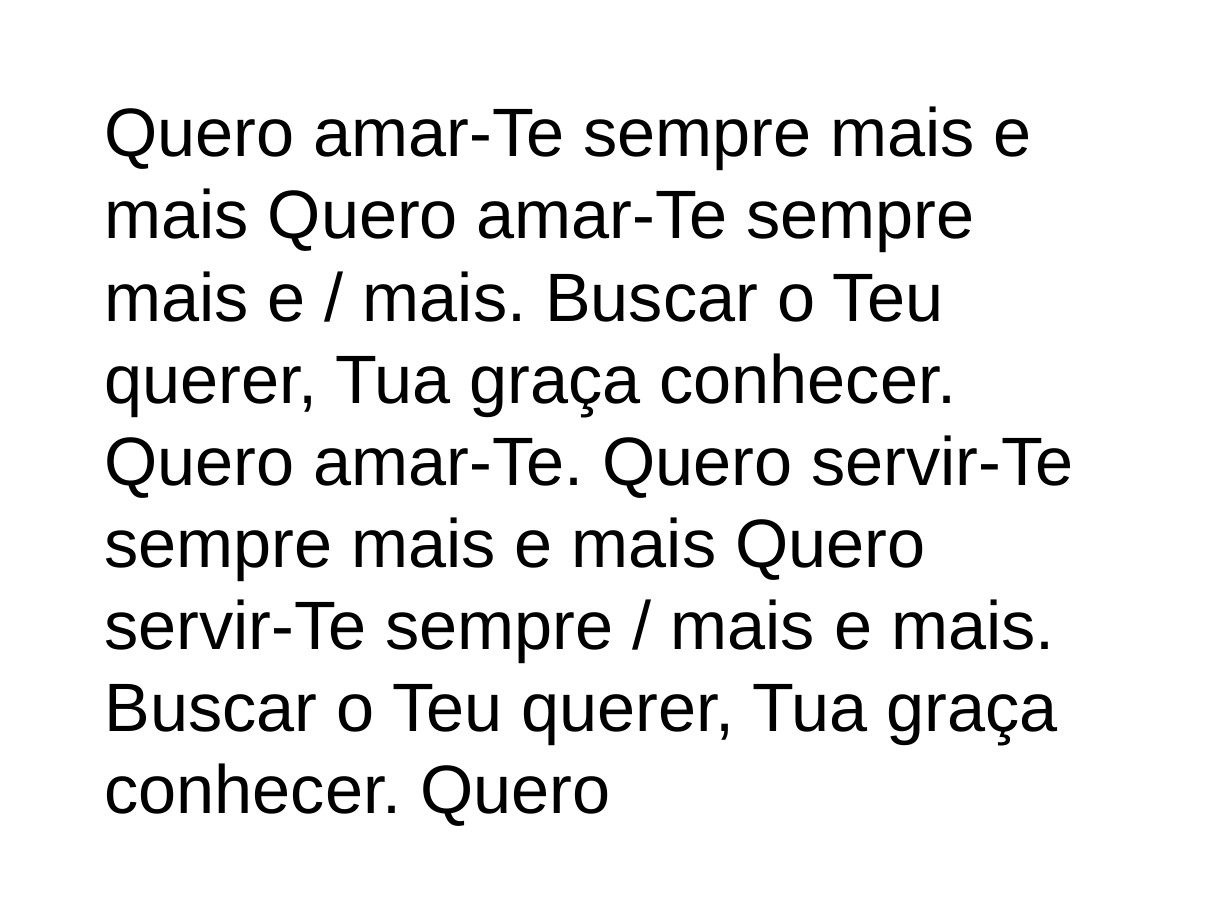
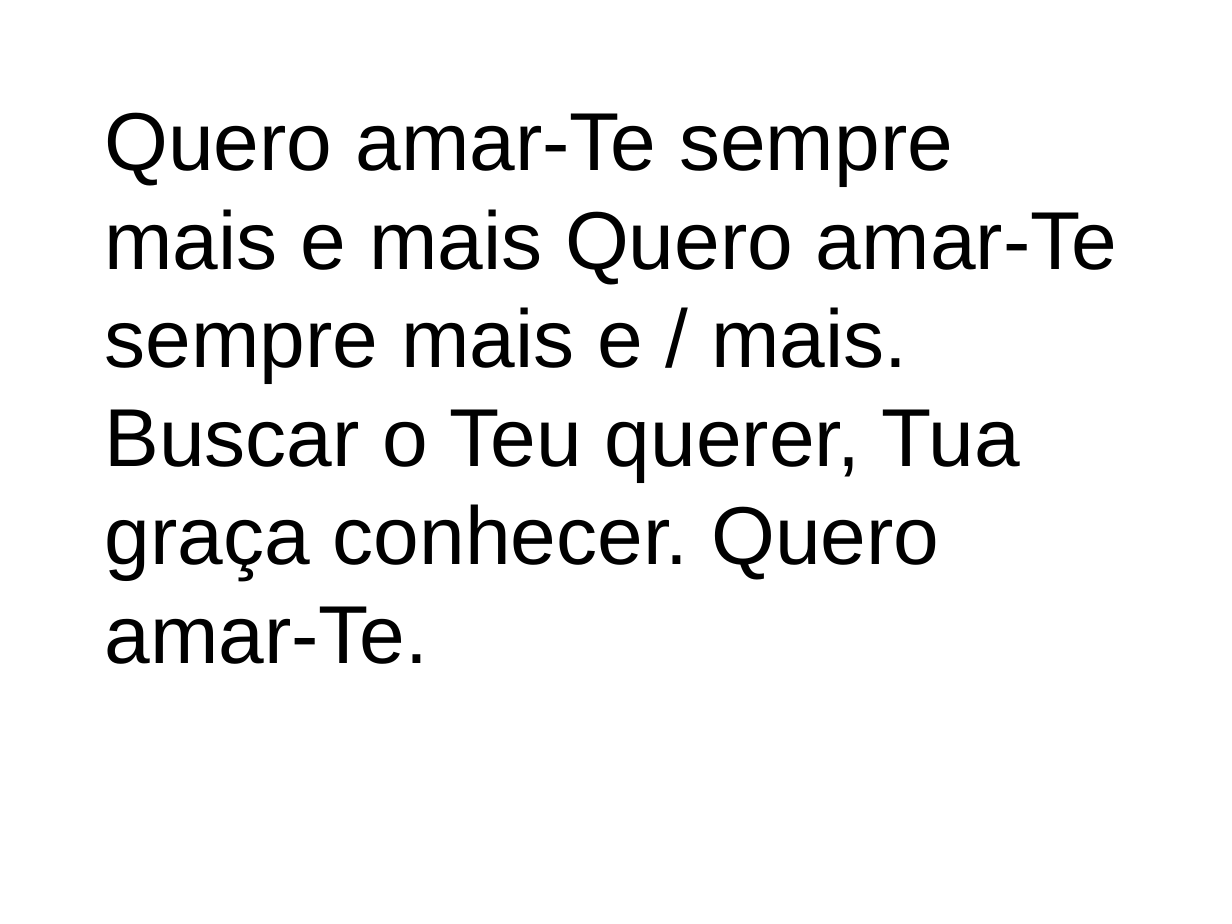
Before and after one commit to inmjava/MissaGenerator, a slide deck: slide 78 of cantos-ppt.ppt (slide 76 before the commit). Drawn at 1232x924 pixels with LibreOffice and Linux fonts; fonts in the diff are those of the drawing. Boxes give left, top, right and bottom in pixels: in the first picture for what was removed or moved away, otherwise in the second. Text is boxed around its words. In the diff, an @@ line names an element or a change of style, - is before the commit and + after.

```diff
--- a/cantos-ppt.ppt
+++ b/cantos-ppt.ppt
@@ title at [105, 112, 1117, 664]: text changed; size 40 to 48 pt @@
-Quero amar-Te sempre mais e mais Quero amar-Te sempre mais e / mais. Buscar o Teu querer, Tua graça conhecer. Quero amar-Te. Quero servir-Te sempre mais e mais Quero servir-Te sempre / mais e mais. Buscar o Teu querer, Tua graça conhecer. Quero
+Quero amar-Te sempre mais e mais Quero amar-Te sempre mais e / mais. Buscar o Teu querer, Tua graça conhecer. Quero amar-Te.
```
Also in this commit, not shown: 43 other slides changed, 7 slides added, 1 slide removed, 2 other files.
